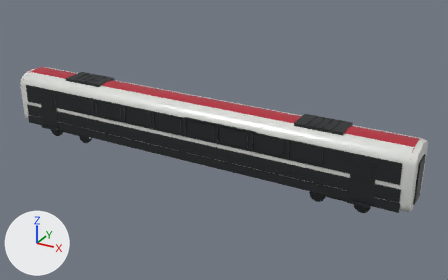
An edit to the glTF model public/models/railjet-lab/blender/railjet-nextgen-first-b.glb, drawn before and after from the same camera.
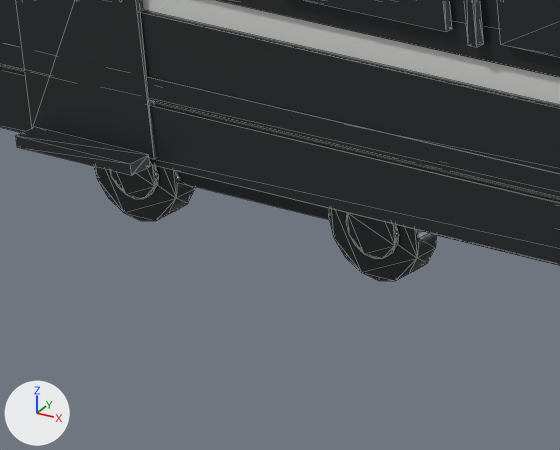
The first picture shows the older version from a 50 mm camera at (18.2, -29.8, 16.8) aimed at (1.5, 0.6, 1.7). The close-ups show the older and then the newer version on the part from 9% to 24% of the width and 39% to 58% of the height of that picture. Only the edits that show in the close-ups are written down. Arrows for +X, +Y and +Z are at lower left; the lights stay in place. The close-ups show mesh edges as thin lines. Where no turn or scale is listed for an object, it has been applied to the vertices.

Names of what the first close-up shows: 'first_b_black_window_ribbon_-1', 'first_b_bogie_a_brake_disc_-1_1', 'first_b_bogie_a_sideframe_-1', 'first_b_bogie_a_wheel_-1_0', 'first_b_bogie_a_wheel_-1_1', 'first_b_dark_skirt_-1', 'first_b_door_step_-1_0', 'first_b_lofted_body', 'first_b_red_sill_-1', 'first_b_silver_flank_-1', 'first_b_wide_door_-1_0', 'first_b_window_-1_0', 'first_b_window_-1_1' and 3 more.
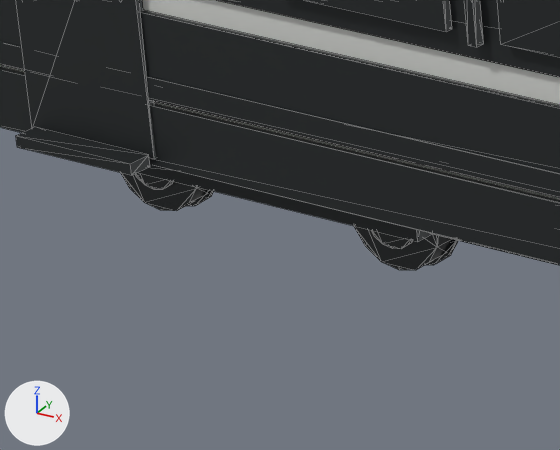
Edits to the bpy script that builds the scene:
```text
Change ob_first_b_bogie_a_brake_disc__1_1:
    ob_first_b_bogie_a_brake_disc__1_1.location: (1.25, -1.085, 0.46) -> (1.25, -0.863, 0.46)
Change ob_first_b_bogie_a_wheel__1_0:
    ob_first_b_bogie_a_wheel__1_0.location: (-1.25, -0.96, 0.46) -> (-1.25, -0.718, 0.46)
Change ob_first_b_bogie_a_wheel__1_1:
    ob_first_b_bogie_a_wheel__1_1.location: (1.25, -0.96, 0.46) -> (1.25, -0.718, 0.46)
Add ob_first_b_bogie_a_flange__1_1:
    ob_first_b_bogie_a_flange__1_1 = bpy.data.objects.new('first_b_bogie_a_flange_-1_1', me_rj_unitcylinder_16)
    ob_first_b_bogie_a_flange__1_1.parent = ob_first_b_bogie_a
    ob_first_b_bogie_a_flange__1_1.location = (1.25, -0.613, 0.46)
    ob_first_b_bogie_a_flange__1_1.rotation_euler = (1.571, 0.0, 0.0)  # degrees (90, 0, 0)
    ob_first_b_bogie_a_flange__1_1.scale = (0.984, 0.984, 0.035)
Add ob_first_b_bogie_a_flange__1_0:
    ob_first_b_bogie_a_flange__1_0 = bpy.data.objects.new('first_b_bogie_a_flange_-1_0', me_rj_unitcylinder_16)
    ob_first_b_bogie_a_flange__1_0.parent = ob_first_b_bogie_a
    ob_first_b_bogie_a_flange__1_0.location = (-1.25, -0.613, 0.46)
    ob_first_b_bogie_a_flange__1_0.rotation_euler = (1.571, 0.0, 0.0)  # degrees (90, 0, 0)
    ob_first_b_bogie_a_flange__1_0.scale = (0.984, 0.984, 0.035)
```

Changed parts and their boxes (x1, y1, x2, y2) in the close-ups (560 x 450 px):
'first_b_bogie_a_wheel_-1_1', moved
    before: (328, 208, 436, 281)
    after: (354, 226, 453, 270)
'first_b_bogie_a_wheel_-1_0', moved
    before: (94, 166, 195, 221)
    after: (121, 173, 208, 211)
'first_b_bogie_a_brake_disc_-1_1', moved
    before: (346, 213, 398, 258)
    after: (371, 230, 413, 248)
'first_b_bogie_a_flange_-1_1', added (mostly hidden)
    after: (426, 239, 458, 265)
'first_b_bogie_a_flange_-1_0', added (mostly hidden)
    after: (187, 190, 214, 206)
'first_b_bogie_a_brake_disc_-1_0', unchanged, covered by the edit
    before: (110, 164, 158, 199)
    after: (135, 173, 174, 189)
